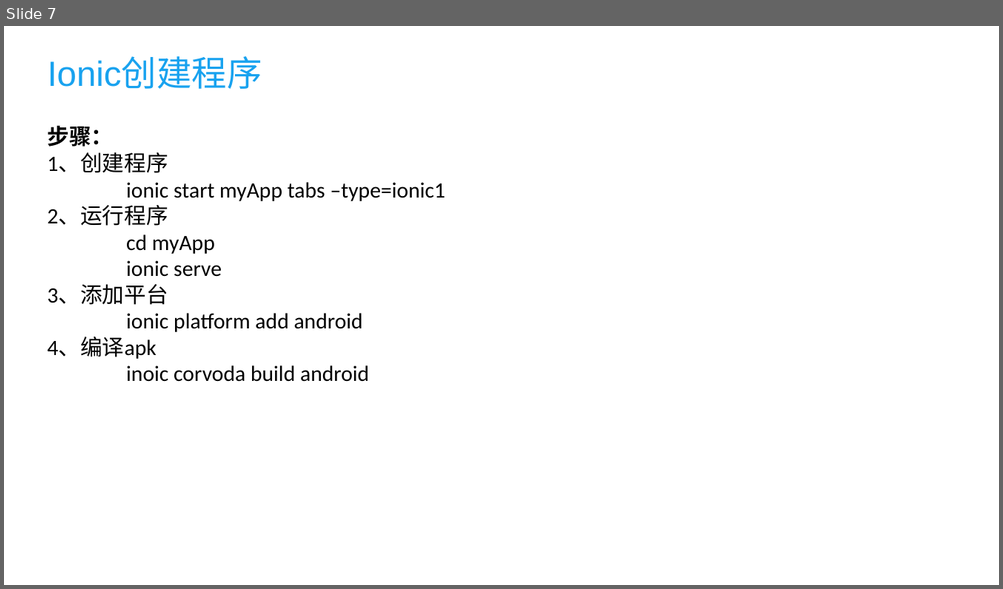
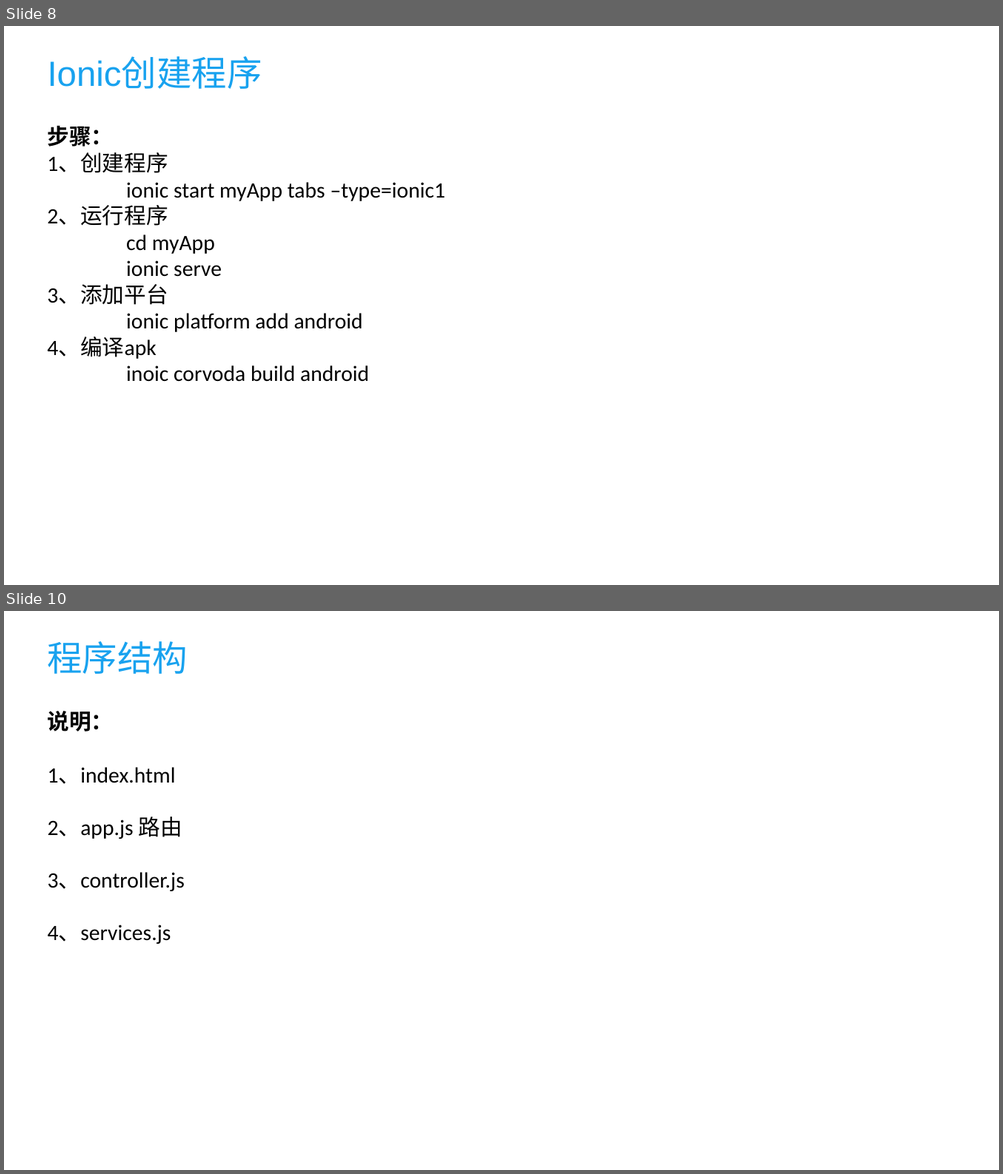
Before and after one commit to kuailewangzi1212/docs, a slide deck: ionic/ionic.pptx. Shown one above the other, each under a label of ours: slide 7 before the commit, slides 8 and 10 after it; the slides between them are not shown. The pictures are 1003x589 and 1003x1174 pixels, drawn with LibreOffice and Linux fonts; fonts in the diff are those of the drawing. Boxes give left, top, right and bottom in pixels: in the first picture for what was removed or moved away, otherwise in the second. Text is boxed around its words. In the diff, an @@ line names an element or a change of style, - is before the commit and + after.

```diff
--- a/ionic/ionic.pptx
+++ b/ionic/ionic.pptx
@@ slide 10 added at box(4, 611, 999, 1170), background #FFFFFF @@
@@ title added at box(48, 641, 188, 674), 32 pt, text #18A2EF @@
+程序结构
@@ text added at box(48, 711, 185, 944), 20 pt, text #000000 @@
+说明：
+1、index.html
+2、app.js 路由
+3、controller.js
+4、services.js
@@ what was slide 7 is now slide 8 @@
```
Also in this commit, not shown: 4 slides changed, 4 other slides added, 1 slide removed, 3 other files.
